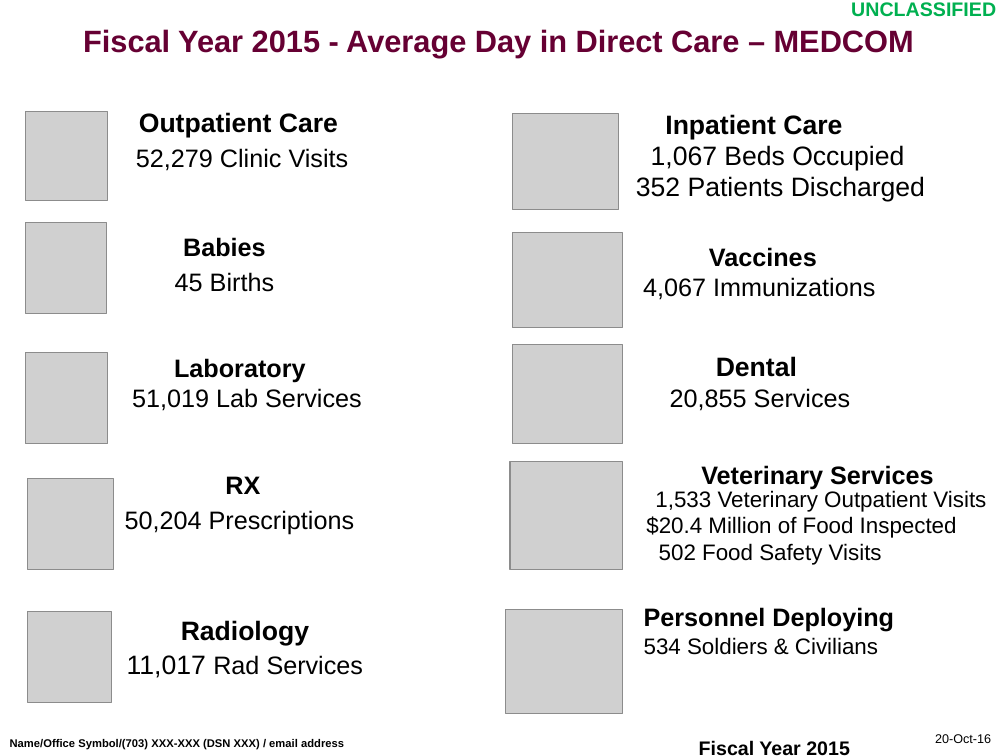
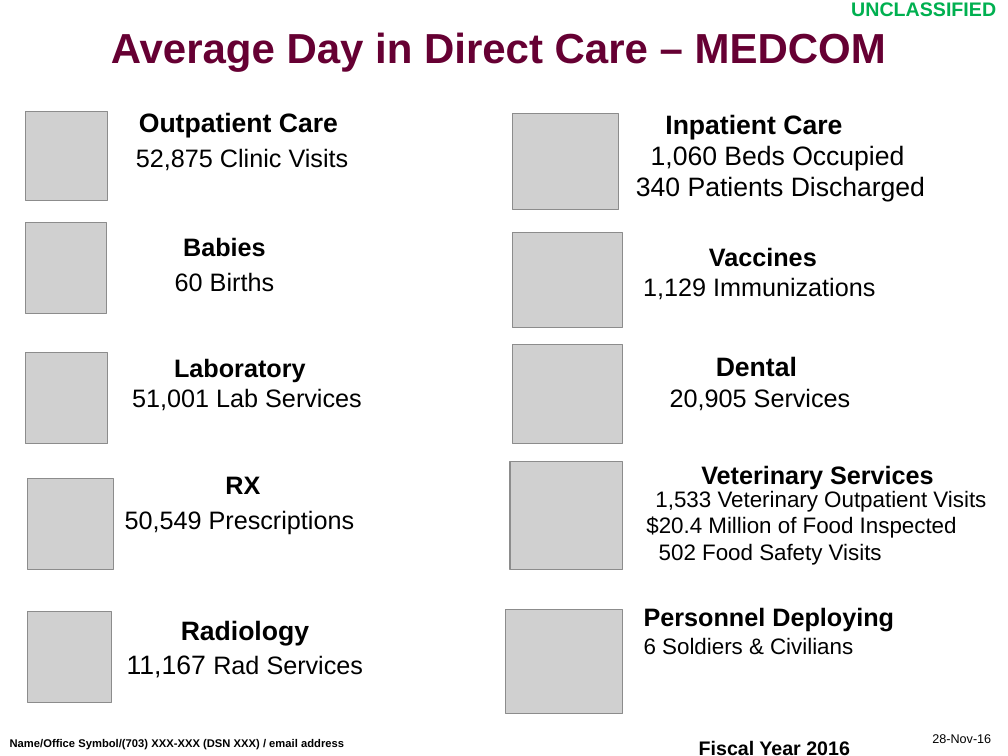
Before and after one commit to fieldst/PASBA, a slide deck: slide 2 of content/documents/MedComAnnualFYREPORT.pptx. Drawn at 1008x756 pixels with LibreOffice and Linux fonts; fonts in the diff are those of the drawing; grey boxes stand for pictures; background and template pictures are left out. Boxes give left, top, right and bottom in pixels: in the first picture for what was removed or moved away, otherwise in the second. Text is boxed around its words. In the diff, an @@ line names an element or a change of style, - is before the commit and + after.

```diff
--- a/content/documents/MedComAnnualFYREPORT.pptx
+++ b/content/documents/MedComAnnualFYREPORT.pptx
@@ text at [111,32,886,72]: text changed; size 22 to 30 pt @@
-Fiscal Year 2015 - Average Day in Direct Care – MEDCOM
+Average Day in Direct Care – MEDCOM
@@ text at [136,148,349,171]: text changed @@
-52,279 Clinic Visits
+52,875 Clinic Visits
@@ text at [636,145,925,201]: text changed @@
-1,067 Beds Occupied
-352 Patients Discharged
+1,060 Beds Occupied
+340 Patients Discharged
@@ text at [175,272,274,292]: text changed @@
-45 Births
+60 Births
@@ text at [643,277,875,300]: text changed @@
-4,067 Immunizations
+1,129 Immunizations
@@ text at [132,388,362,411]: text changed @@
-51,019 Lab Services
+51,001 Lab Services
@@ text at [670,388,851,411]: text changed @@
-20,855 Services
+20,905 Services
@@ text at [125,510,355,535]: text changed @@
-50,204 Prescriptions
+50,549 Prescriptions
@@ text at [127,655,364,678]: text changed @@
-11,017 Rad Services
+11,167 Rad Services
@@ text at [644,637,853,655]: text changed @@
-534 Soldiers & Civilians
+6 Soldiers & Civilians
@@ text at [699,740,850,756]: text changed @@
-Fiscal Year 2015
+Fiscal Year 2016
@@ text at [932,734,991,743]: text changed @@
-20-Oct-16
+28-Nov-16
```
Also in this commit, not shown: 1 other slide changed, 38 other files.
